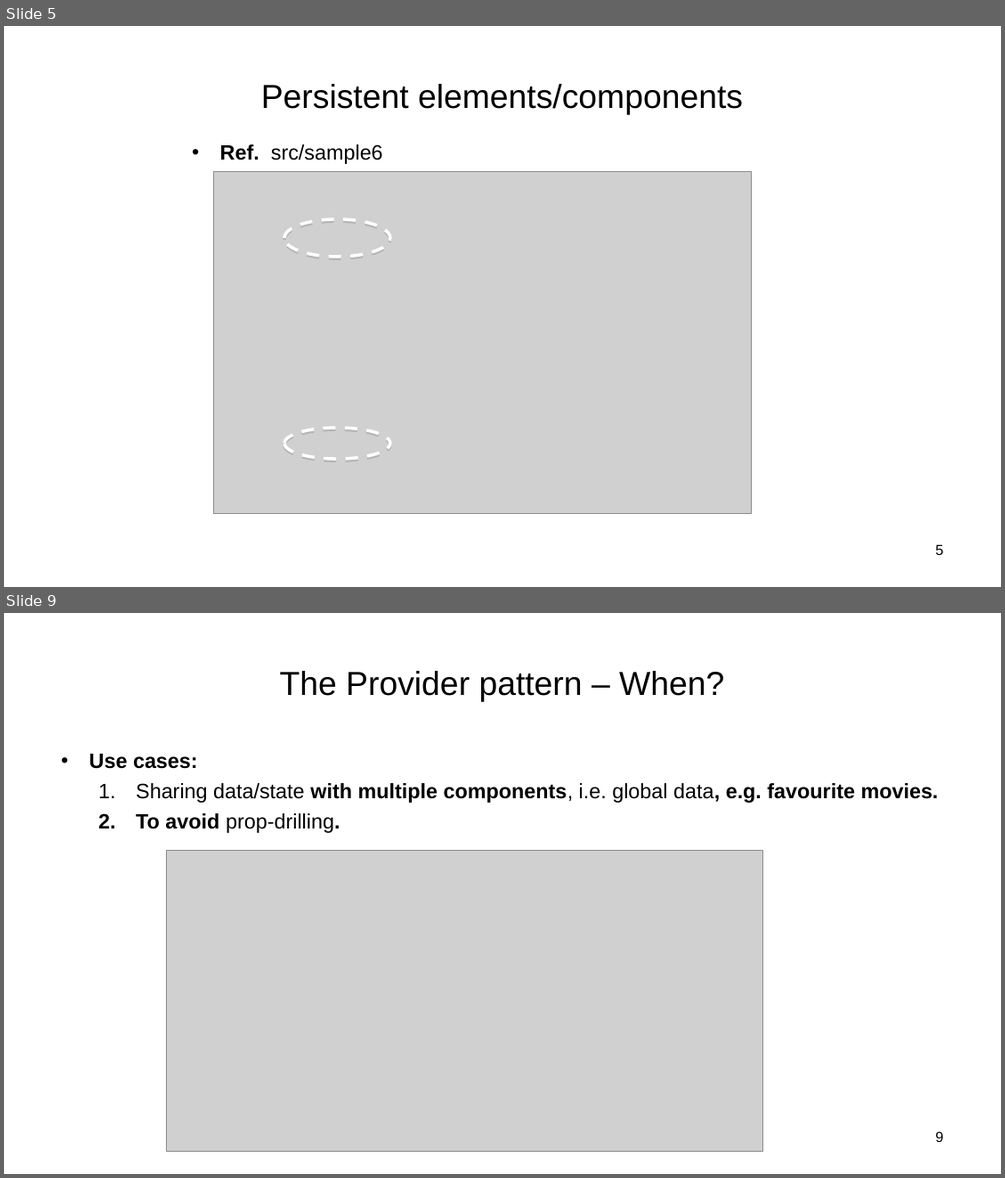
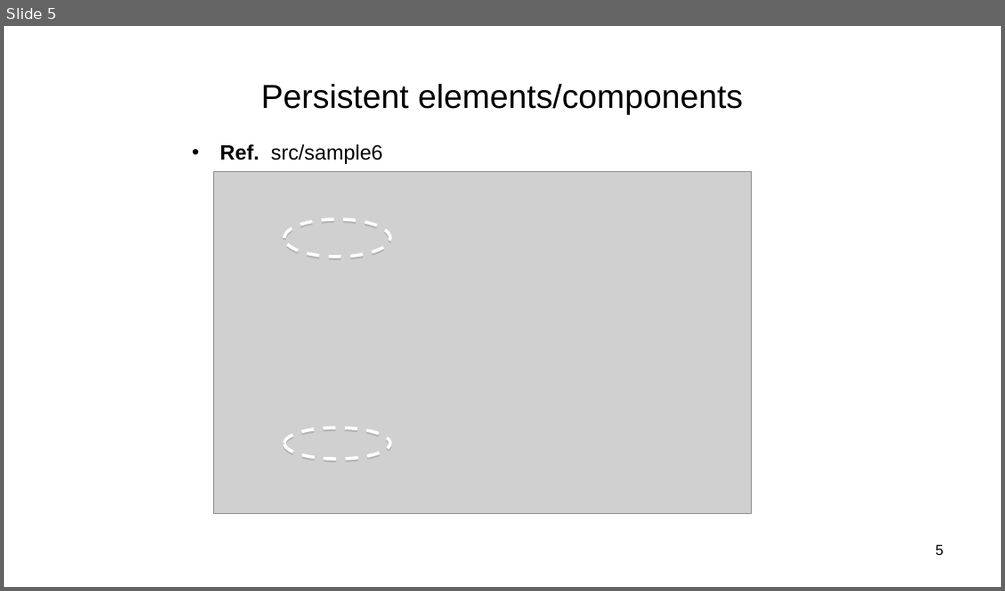
Before and after one commit to wit-hdip-comp-sci-2024/full-stack-2, a slide deck: topic-5/talk-1/ReactJS_05.ppt. Shown one above the other, each under a label of ours: slides 5 and 9 before the commit, slide 5 after it; the slides between them are not shown. The pictures are 1005x1178 and 1005x591 pixels, drawn with LibreOffice and Linux fonts; fonts in the diff are those of the drawing; grey boxes stand for pictures. Boxes give left, top, right and bottom in pixels: in the first picture for what was removed or moved away, otherwise in the second. Text is boxed around its words. In the diff, an @@ line names an element or a change of style, - is before the commit and + after.

```diff
--- a/topic-5/talk-1/ReactJS_05.ppt
+++ b/topic-5/talk-1/ReactJS_05.ppt
@@ slide 9 removed at (x1=4, y1=613, x2=1001, y2=1174), background #FFFFFF @@
@@ title removed at (x1=280, y1=671, x2=724, y2=702) @@
-The Provider pattern – When?
@@ text removed at (x1=89, y1=754, x2=938, y2=833) @@
-• Use cases:
-  1. Sharing data/state with multiple components, i.e. global data, e.g. favourite movies.
-  2. To avoid prop-drilling.
@@ picture removed at (x1=166, y1=850, x2=762, y2=1151) @@
@@ page number removed at (x1=935, y1=1131, x2=943, y2=1142) @@
-9
```
Also in this commit, not shown: 2 slides changed, 19 other slides removed, 28 other files.
